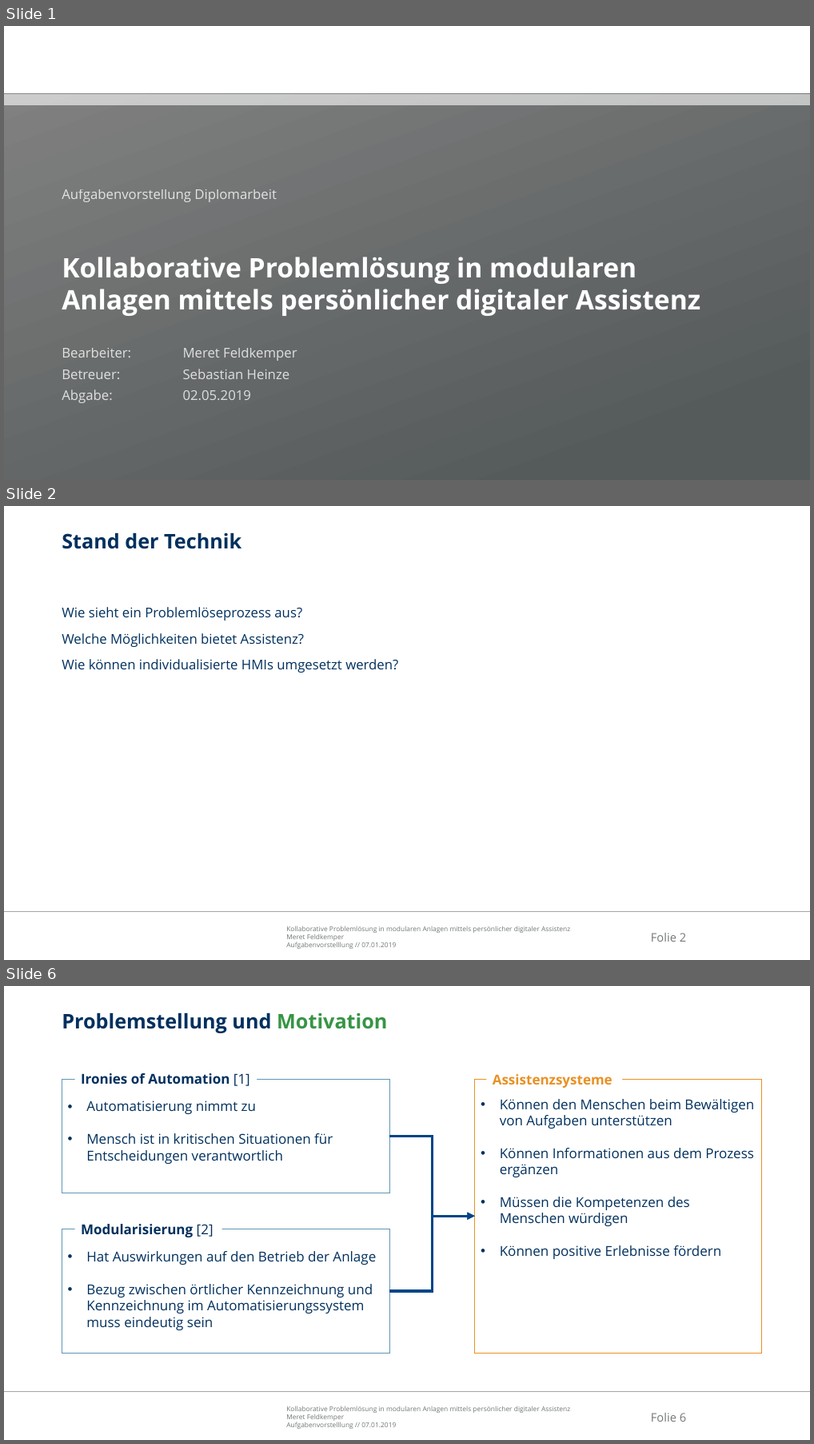
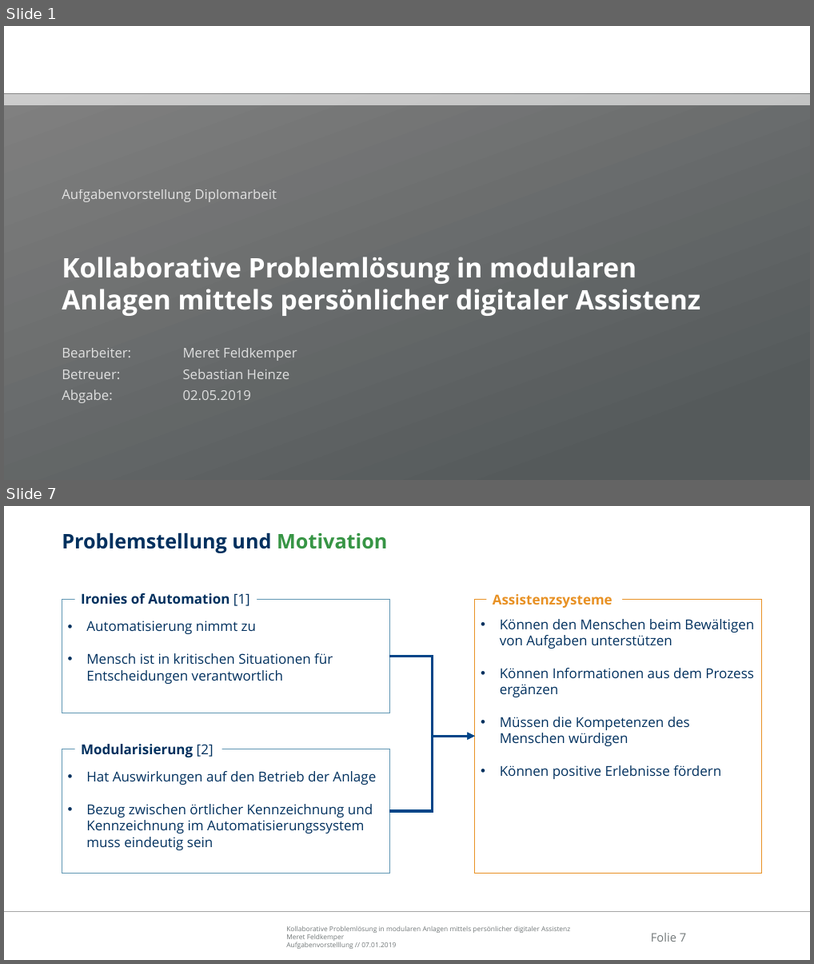
Before and after one commit to Ral3007/Diplomarbeit, a slide deck: Dokumente/Präsentationen/2019-01-24_DA_Feldkemper_Treffen_Krzywinski.pptx. Shown one above the other, each under a label of ours: slides 1, 2 and 6 before the commit, slides 1 and 7 after it; the slides between them are not shown. The pictures are 814x1444 and 814x964 pixels, drawn with LibreOffice and Linux fonts; fonts in the diff are those of the drawing; background and template pictures are left out. Boxes give left, top, right and bottom in pixels: in the first picture for what was removed or moved away, otherwise in the second. Text is boxed around its words. In the diff, an @@ line names an element or a change of style, - is before the commit and + after.

```diff
--- a/Dokumente/Präsentationen/2019-01-24_DA_Feldkemper_Treffen_Krzywinski.pptx
+++ b/Dokumente/Präsentationen/2019-01-24_DA_Feldkemper_Treffen_Krzywinski.pptx
@@ slide 2 removed at <box>4,506,810,960</box>, background #FFFFFF; not listed: 3 template elements that a slide beside it also shows @@
@@ title removed at <box>62,533,242,549</box> @@
-Stand der Technik
@@ text removed at <box>62,607,398,672</box> @@
-Wie sieht ein Problemlöseprozess aus?
-Welche Möglichkeiten bietet Assistenz?
-Wie können individualisierte HMIs umgesetzt werden?
@@ what was slide 6 is now slide 7 @@
@@ page number at <box>651,932,686,941</box>: text changed @@
-Folie 6
+Folie 7
```
Also in this commit, not shown: 5 slides added, 3 other slides removed.
